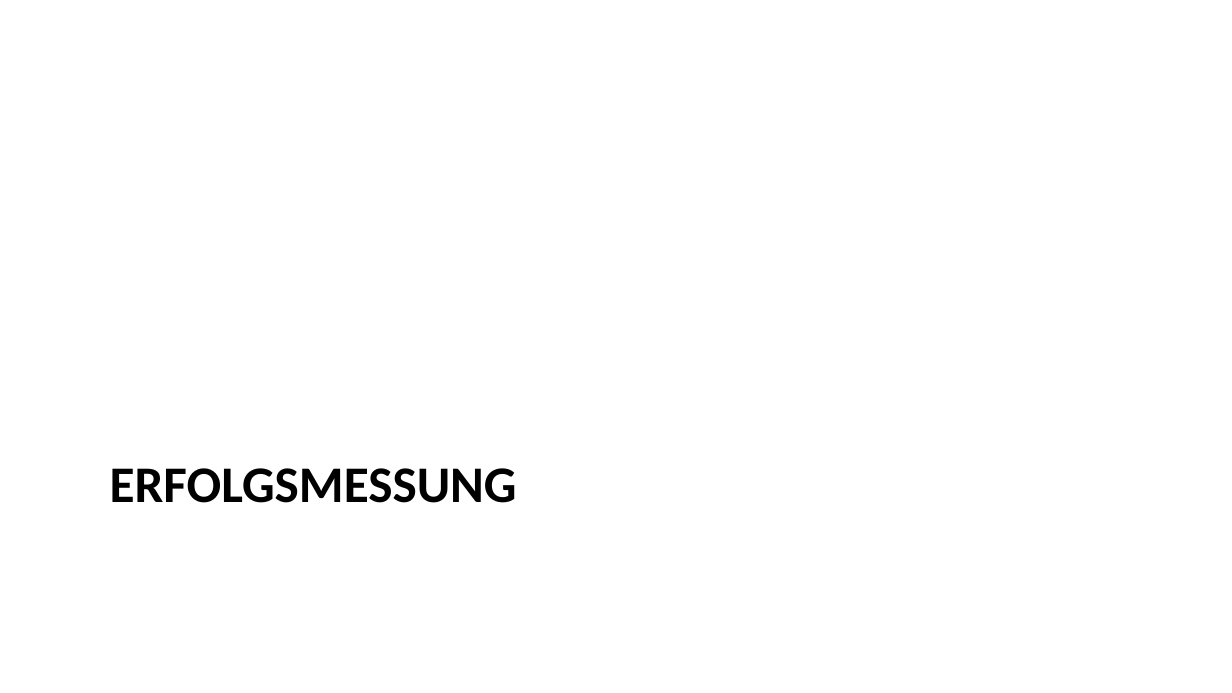
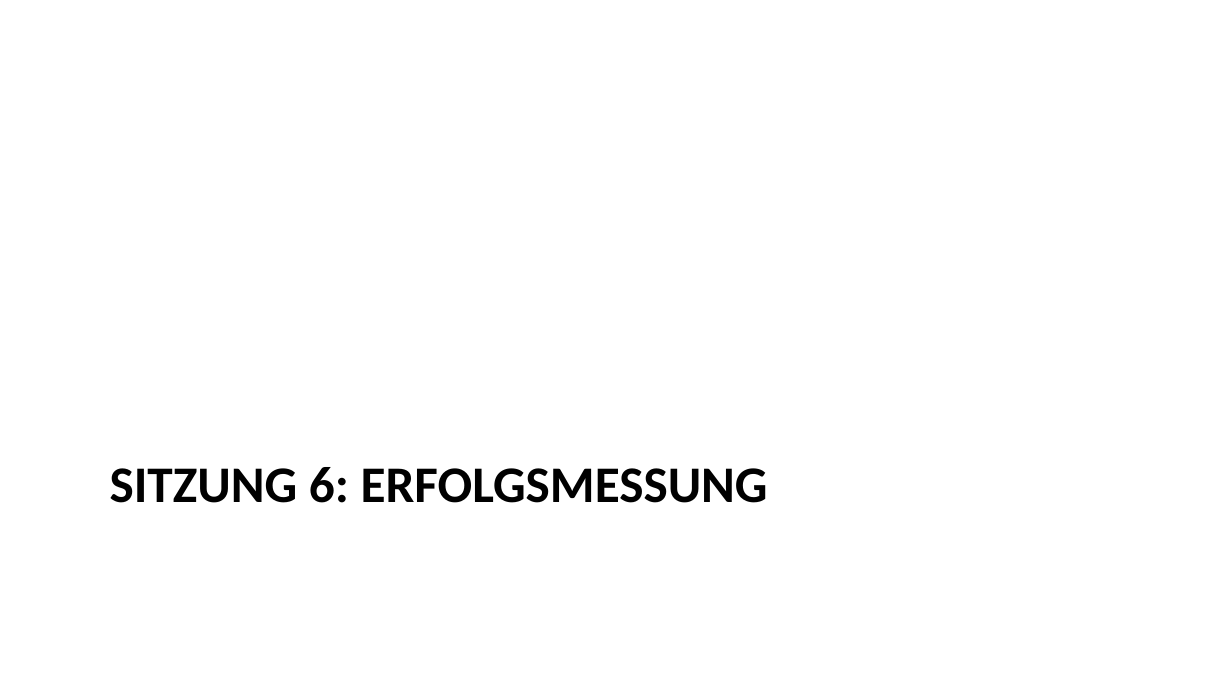
Before and after one commit to daswesen/digitale-inhalte, a slide deck: slide 68 of gdi.pptx. Drawn at 1232x693 pixels with LibreOffice and Linux fonts; fonts in the diff are those of the drawing. Boxes give left, top, right and bottom in pixels: in the first picture for what was removed or moved away, otherwise in the second. Text is boxed around its words. In the diff, an @@ line names an element or a change of style, - is before the commit and + after.

Commit message:
Sitzung 6

```diff
--- a/gdi.pptx
+++ b/gdi.pptx
@@ title at (110,467,768,503): text changed @@
-ERFOLGSMESSUNG
+SITZUNG 6: ERFOLGSMESSUNG
```
Also in this commit, not shown: 2 other slides changed, 38 slides added, 2 slides removed, 3 other files.
